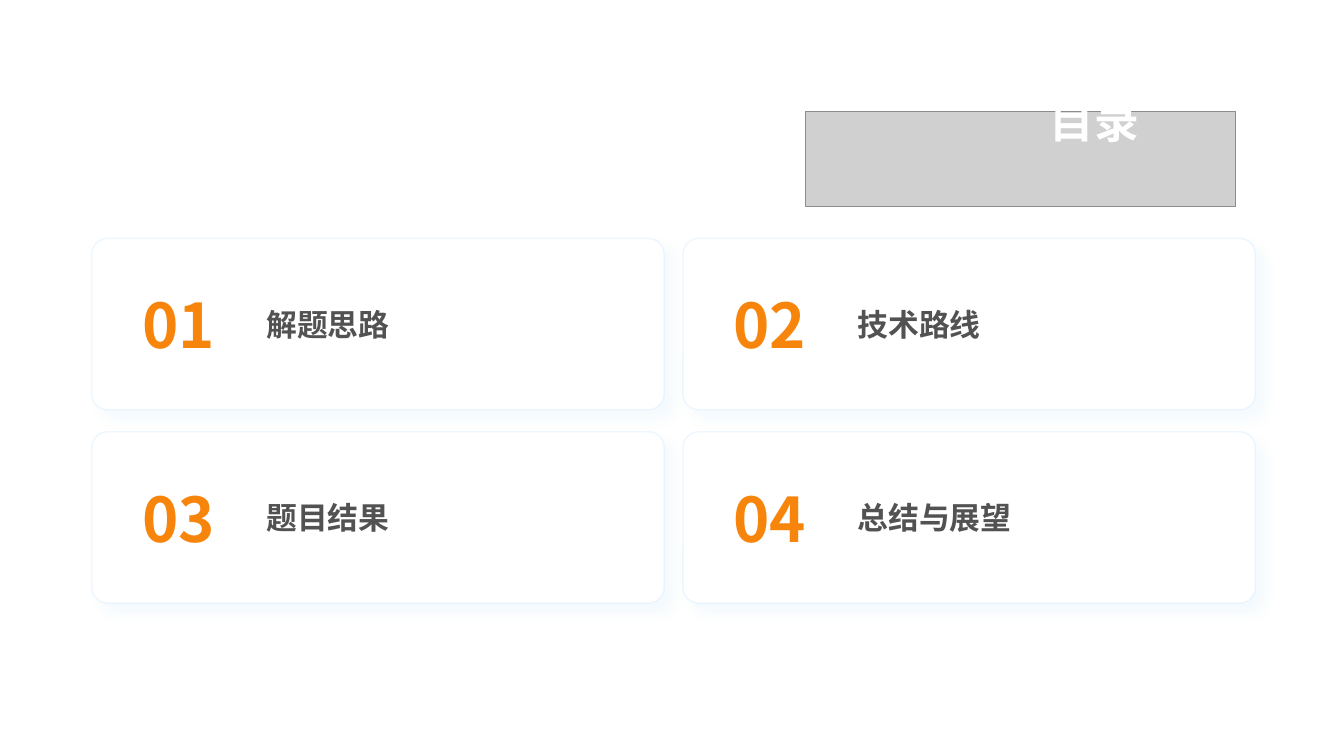
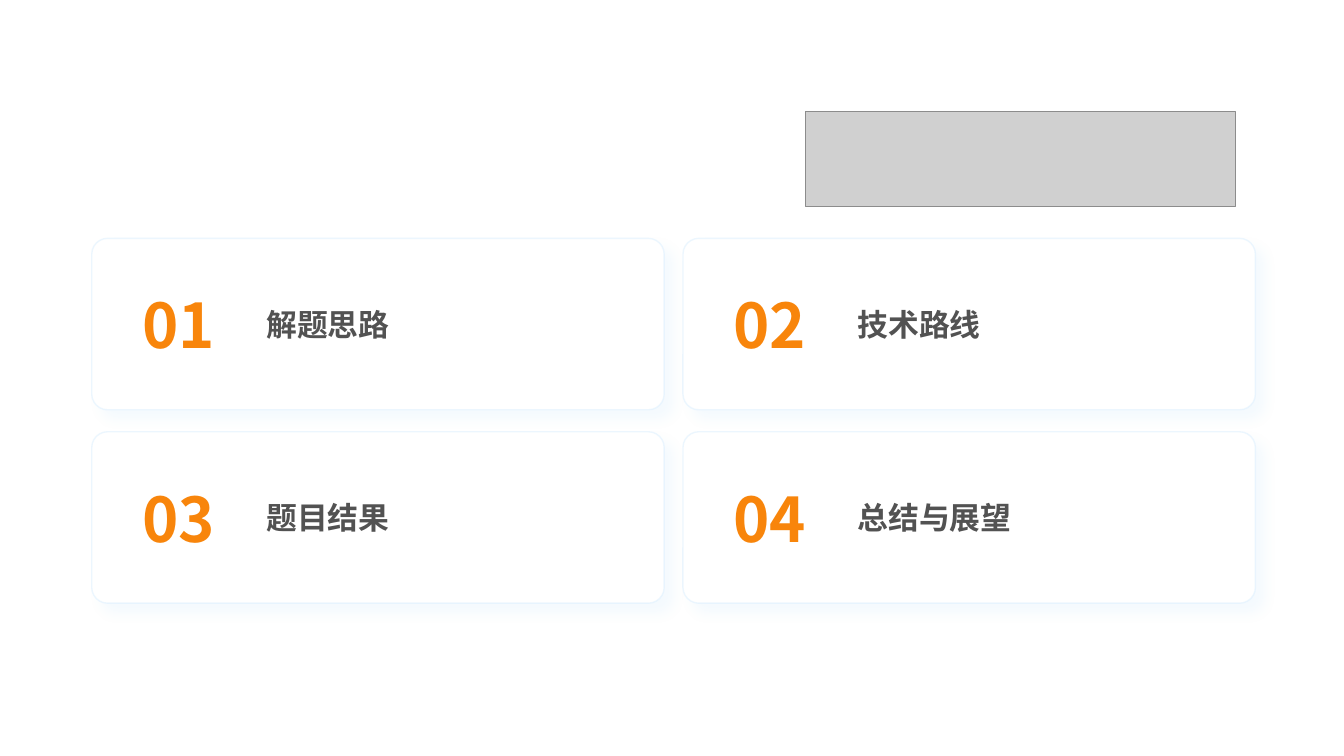
Before and after one commit to zc-cc1/pcb-schematic-parser, a slide deck: slide 2 of docs/eda_final_defense/slides/EDA精英挑战赛_决赛答辩_官方模板版.pptx. Drawn at 1344x756 pixels with LibreOffice and Linux fonts; fonts in the diff are those of the drawing; grey boxes stand for pictures; background and template pictures are left out. Boxes give left, top, right and bottom in pixels: in the first picture for what was removed or moved away, otherwise in the second. Text is boxed around its words. In the diff, an @@ line names an element or a change of style, - is before the commit and + after.

```diff
--- a/docs/eda_final_defense/slides/EDA精英挑战赛_决赛答辩_官方模板版.pptx
+++ b/docs/eda_final_defense/slides/EDA精英挑战赛_决赛答辩_官方模板版.pptx
@@ title removed at (x1=1050, y1=111, x2=1140, y2=150) @@
-目录
```
Also in this commit, not shown: 15 other slides changed, 31 other files.
